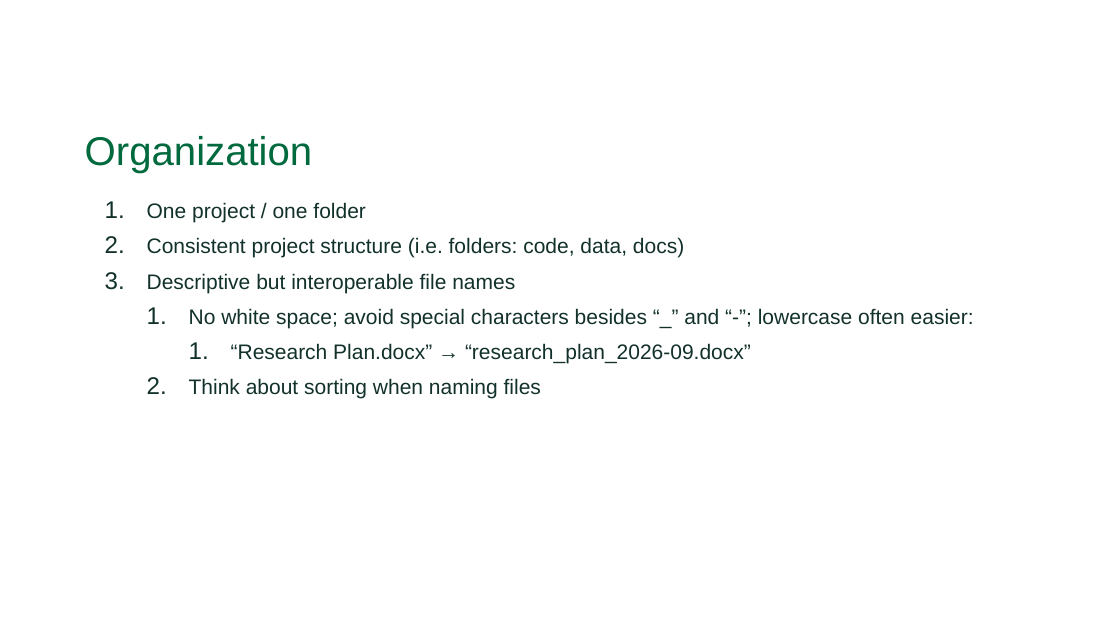
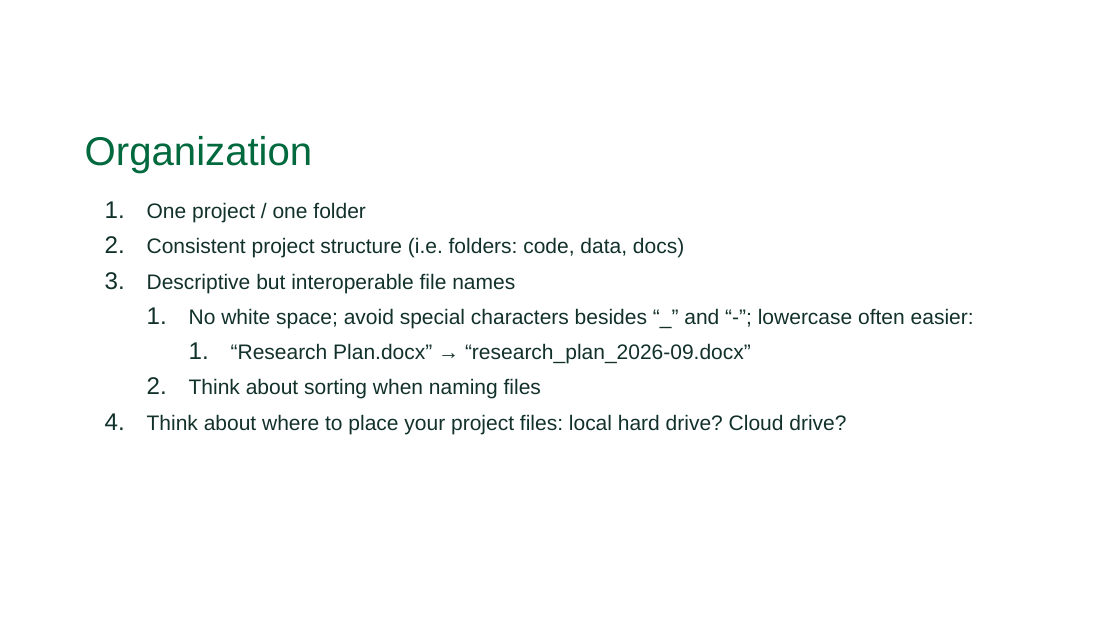
Before and after one commit to Dartmouth-Libraries/r_research-fundamentals_ws, a slide deck: slide 17 of slides/04a_Computation-Research_Best-Practices.pptx (slide 18 before the commit). Drawn at 1120x630 pixels with LibreOffice and Linux fonts; fonts in the diff are those of the drawing; background and template pictures are left out. Boxes give left, top, right and bottom in pixels: in the first picture for what was removed or moved away, otherwise in the second. Text is boxed around its words. In the diff, an @@ line names an element or a change of style, - is before the commit and + after.

```diff
--- a/slides/04a_Computation-Research_Best-Practices.pptx
+++ b/slides/04a_Computation-Research_Best-Practices.pptx
@@ text at (147, 414, 846, 434): paragraph added @@
+  4. Think about where to place your project files: local hard drive? Cloud drive?
```
Also in this commit, not shown: 3 other slides changed, 7 slides added, 3 slides removed.
